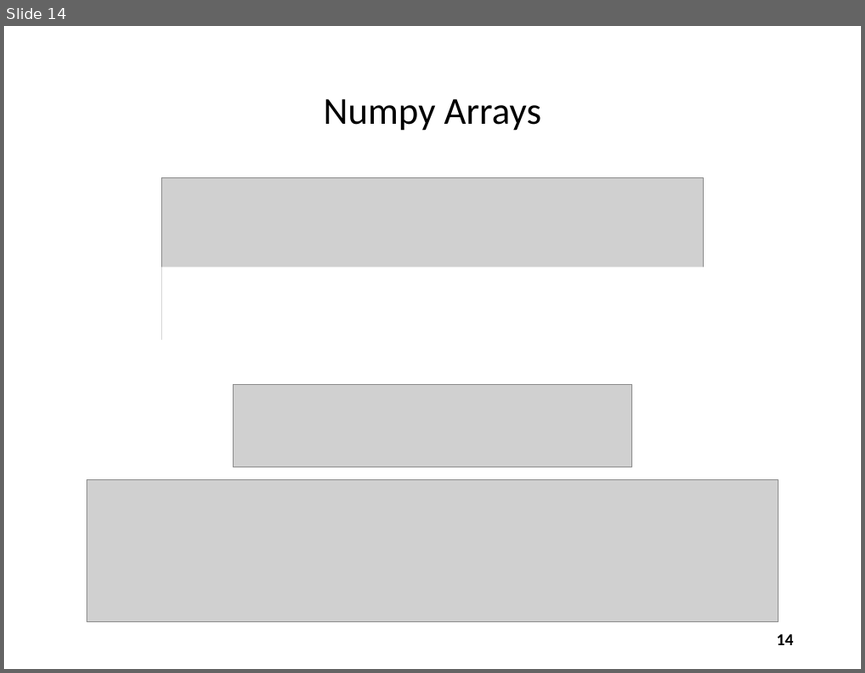
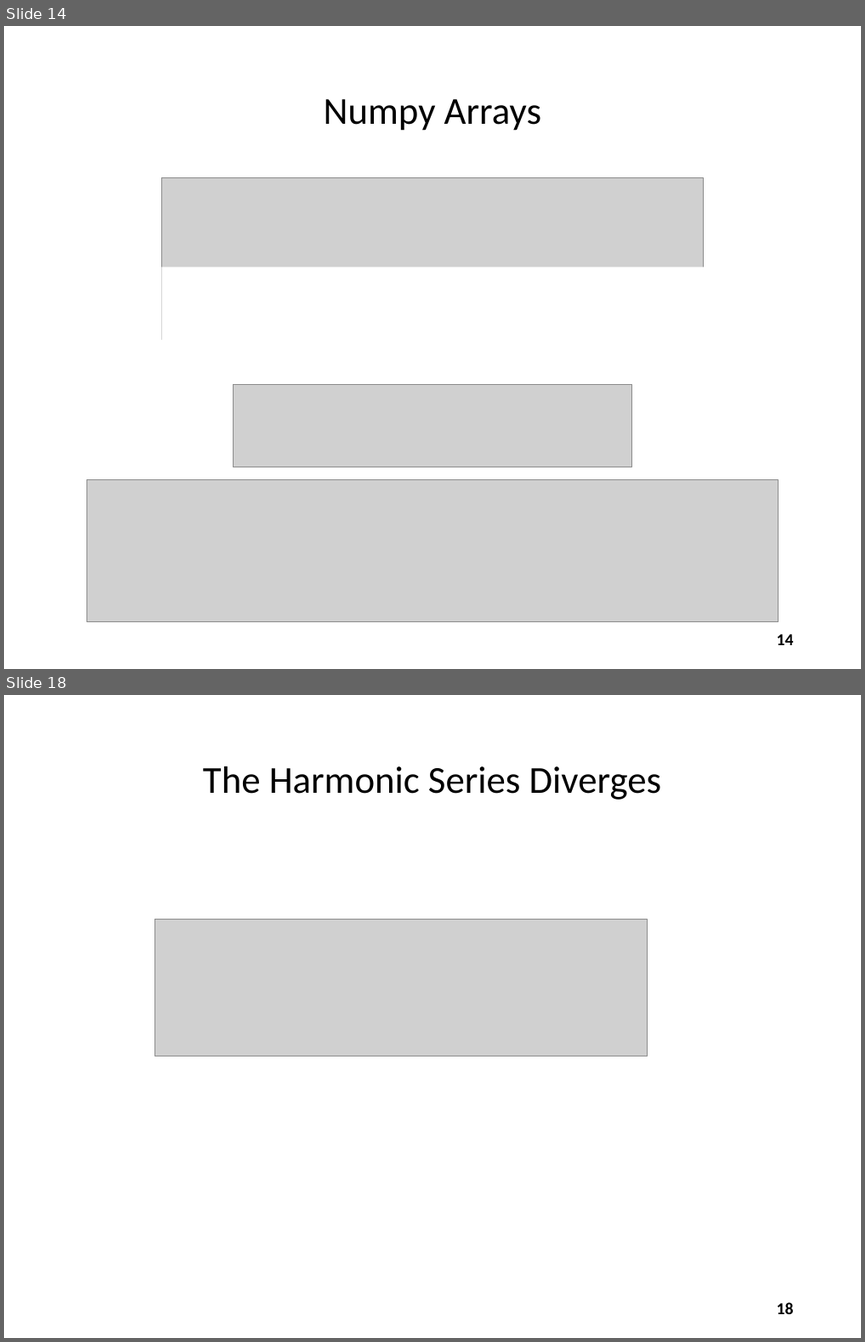
Before and after one commit to dbiersach/csi-spark-prep, a slide deck: slides/Session 02 - Arrays and Algorithms/Session 02 - Arrays and Algorithms.pptx. Shown one above the other, each under a label of ours: slide 14 before the commit, slides 14 and 18 after it; the slides between them are not shown. The pictures are 865x673 and 865x1342 pixels, drawn with LibreOffice and Linux fonts; fonts in the diff are those of the drawing; grey boxes stand for pictures. Boxes give left, top, right and bottom in pixels: in the first picture for what was removed or moved away, otherwise in the second. Text is boxed around its words. In the diff, an @@ line names an element or a change of style, - is before the commit and + after.

Commit message:
Fix range on Basel series

```diff
--- a/slides/Session 02 - Arrays and Algorithms/Session 02 - Arrays and Algorithms.pptx
+++ b/slides/Session 02 - Arrays and Algorithms/Session 02 - Arrays and Algorithms.pptx
@@ slide 18 added at bbox=[4, 695, 861, 1338], background #FFFFFF @@
@@ text added at bbox=[203, 766, 662, 800], 32 pt, text #000000 @@
+The Harmonic Series Diverges
@@ picture added at bbox=[154, 919, 647, 1056] @@
@@ page number added at bbox=[777, 1302, 794, 1314], 14 pt, text #000000, bold @@
+18
```
Also in this commit, not shown: 5 slides changed, 1 other slide added, 1 other file.
